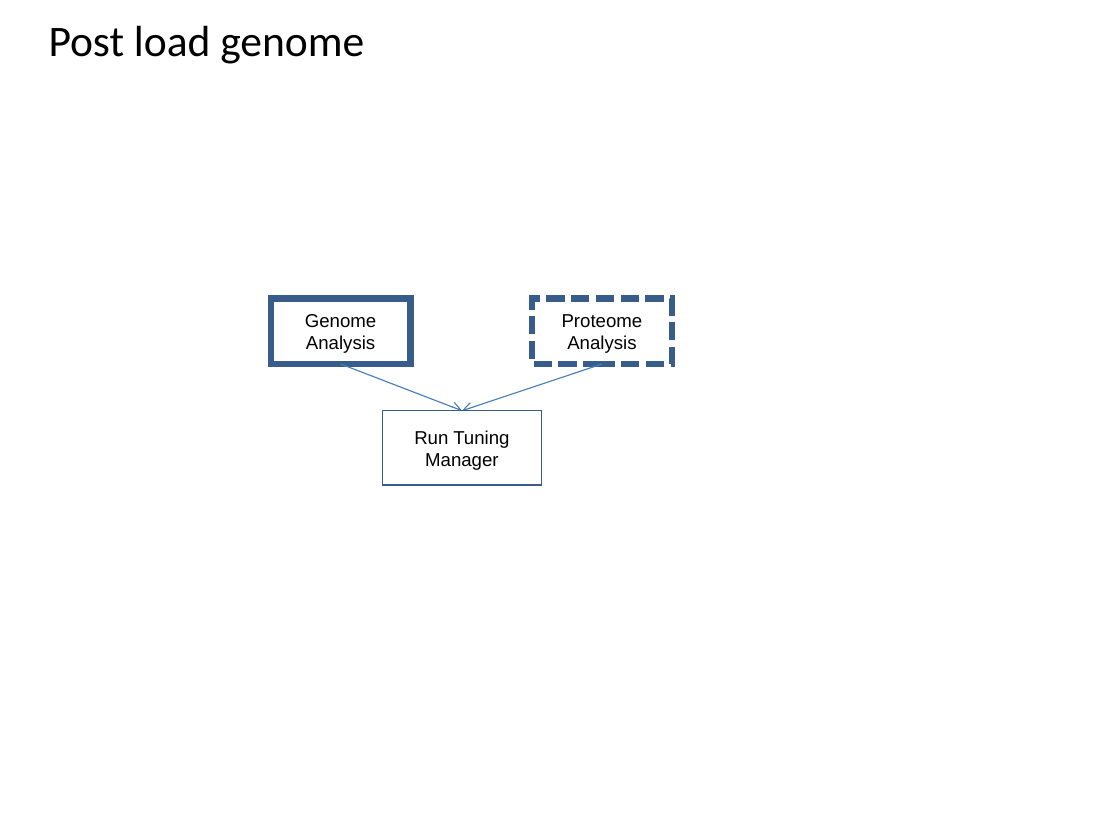
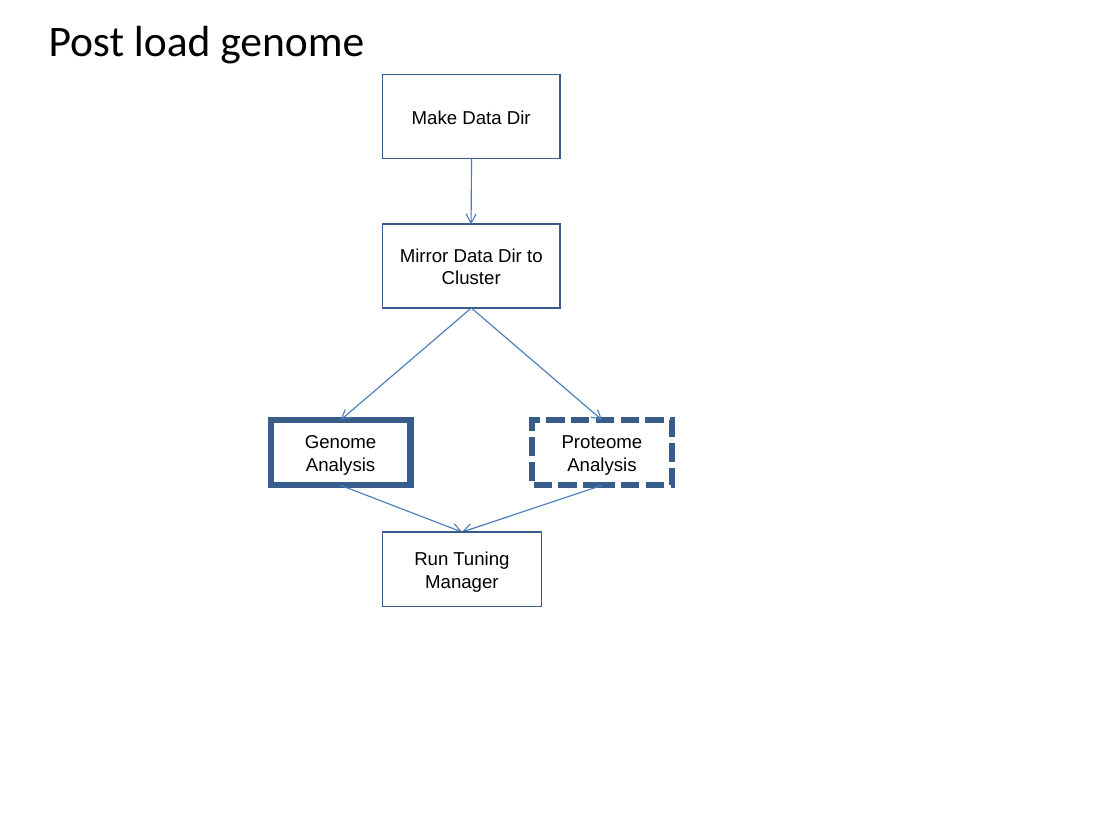
Before and after one commit to VEuPathDB/ApiCommonWorkflow, a slide deck: slide 7 of Main/doc/IntegratedWorkflow.ppt. Drawn at 1120x840 pixels with LibreOffice and Linux fonts; fonts in the diff are those of the drawing. Boxes give left, top, right and bottom in pixels: in the first picture for what was removed or moved away, otherwise in the second. Text is boxed around its words. In the diff, an @@ line names an element or a change of style, - is before the commit and + after.

```diff
--- a/Main/doc/IntegratedWorkflow.ppt
+++ b/Main/doc/IntegratedWorkflow.ppt
@@ rectangle added at box(383, 75, 560, 159), outline #385D8A 0.99 pt, 12 pt, text #000000 @@
+Make Data Dir
@@ arrow added from (472, 159) to (472, 224), #4A7EBB 0.74 pt @@
@@ rectangle added at box(383, 224, 560, 308), outline #385D8A 0.99 pt, 12 pt, text #000000 @@
+Mirror Data Dir to Cluster
@@ arrow moved from (340, 364) - (463, 411) to (472, 308) - (340, 420) @@
@@ arrow moved from (603, 364) - (461, 411) to (472, 308) - (603, 420) @@
@@ arrow added from (340, 485) to (463, 532), #4A7EBB 0.74 pt @@
@@ arrow added from (603, 485) to (461, 532), #4A7EBB 0.74 pt @@
@@ 3 rectangles: place and size @@
-3 rectangles at box(271, 299, 672, 486)
+3 rectangles at box(271, 420, 672, 607)
```
Also in this commit, not shown: 33 other slides changed.
